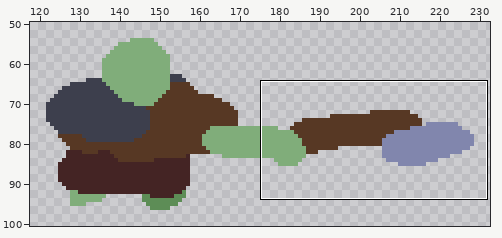
Pixel-art file, stored at Assets/Art/Character/Enemy/GoblinHatchet/goblin_hatchet_cleave_countered.aseprite. The first picture is a wide view before the edit; the outline marks the close-up.
Close-up. First the earlier version:
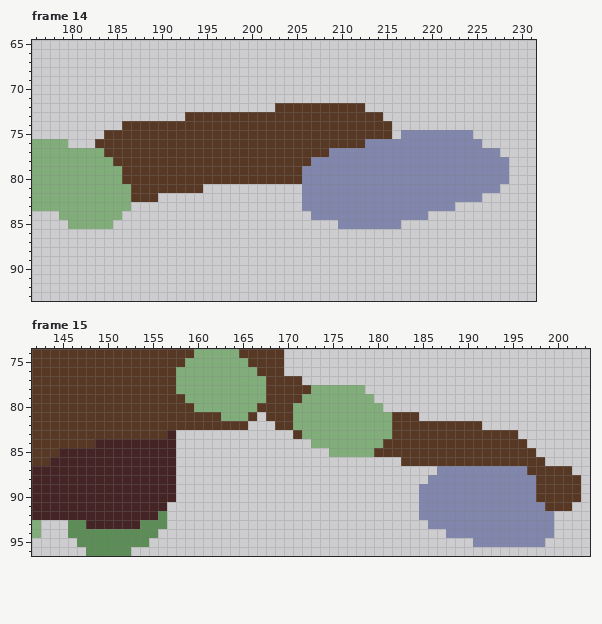
256x128 pixels, 15 frames. Shown: frame 14: x 176..231, y 65..93; frame 15: x 142..203, y 74..96. The wide view leaves out empty margins.
Now the later version:
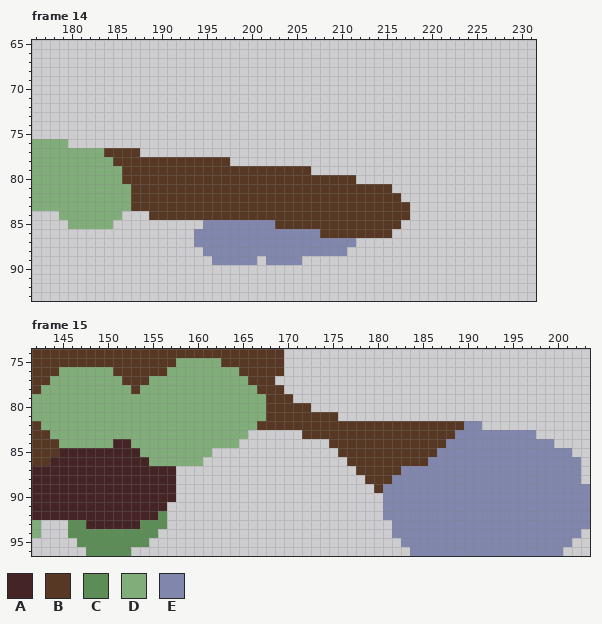
Palette (. is transparent): A #442424  B #573824  C #5d8d56  D #80ad7a  E #8186ad
From old to new:
Changed rows in their new state; - is an unchanged pixel.
Frame 14, layer "Layer 4":
first column x 183:
72 --------------------..........----------------
73 ----------......................--------------
74 ---..............................-------------
75 -................................-........----
76 ...........................................---
77 -----........................................-
78 ---------------...............................
79 -----------------------B......................
80 -----------------------BBBBBB.................
81 ------------BBBBBBBBBBBBBBBBBBBBB............-
82 -------BBBBBBBBBBBBBBBBBBBBBBBBBBB.........---
83 ----BBBBBBBBBBBBBBBBBBBBBBBBBBBBBBB.....------
84 ------BBBBBBBBBBBBBBBBBBBBBBBBBBBBB..---------
85 ------------EEEEEEEEBBBBBBBBBBBBBB------------
86 -----------EEEEEEEEEEEEEEBBBBBBBB-------------
87 -----------EEEEEEEEEEEEEEEEEE-----------------
88 ------------EEEEEEEEEEEEEEEE------------------
89 -------------EEEEE-EEEE-----------------------
Frame 15, layers "Layer 5", "Layer 4":
first column x 142:
74 ------------------BBBBB---------------------------------------
75 ----------------D----BBB--------------------------------------
76 ---DDDDDD------D-------BB-------------------------------------
77 --DDDDDDDD---DDD--------BB-...--------------------------------
78 -DDDDDDDDDD-DDDD---------B--.........-------------------------
79 DDDDDDDDDDDDDDDDD------------.........------------------------
80 DDDDDDDDDDDDDDDDDD-------D---BB........-----------------------
81 DDDDDDDDDDDDDDDDDDDDD---DD---BBBBB.........-------------------
82 -DDDDDDDDDDDDDDDDDDDDDDDDBB--BBBBBBBBBBB--------EE------------
83 --DDDDDDDDDDDDDDDDDDDDDD-----.BBBBBBBBBB-------EEEEEEEEE------
84 ---DDDDDD--DDDDDDDDDDDD--------..BBBBBB-------EEEEEEEEEEEE----
85 ------------DDDDDDDD-------------.BBBB-------EEEEEEEEEEEEEEE--
86 -------------DDDDDD----------------BBBBBB---EEEEEEEEEEEEEEEEE-
87 ------------------------------------BBBBBEEEE----------EEEEEE-
88 -------------------------------------BBBEEEE------------EEEEE-
89 --------------------------------------BEEEE-------------EEEEEE
90 ---------------------------------------EEEE-------------EEEEEE
91 ---------------------------------------EEEE--------------EEEEE
92 ---------------------------------------EEEE---------------EEEE
93 ----------------------------------------EEEE--------------EEEE
94 ----------------------------------------EEEEEE------------EEE-
95 -----------------------------------------EEEEEEEE--------EEE--
96 ------------------------------------------EEEEEEEEEEEEEEEEE---
